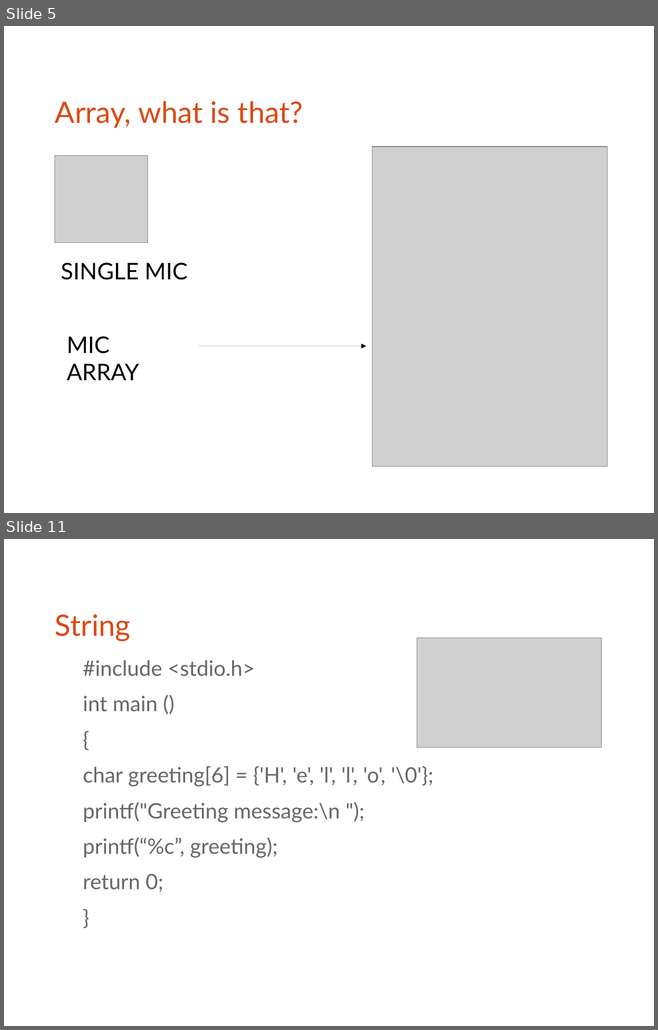
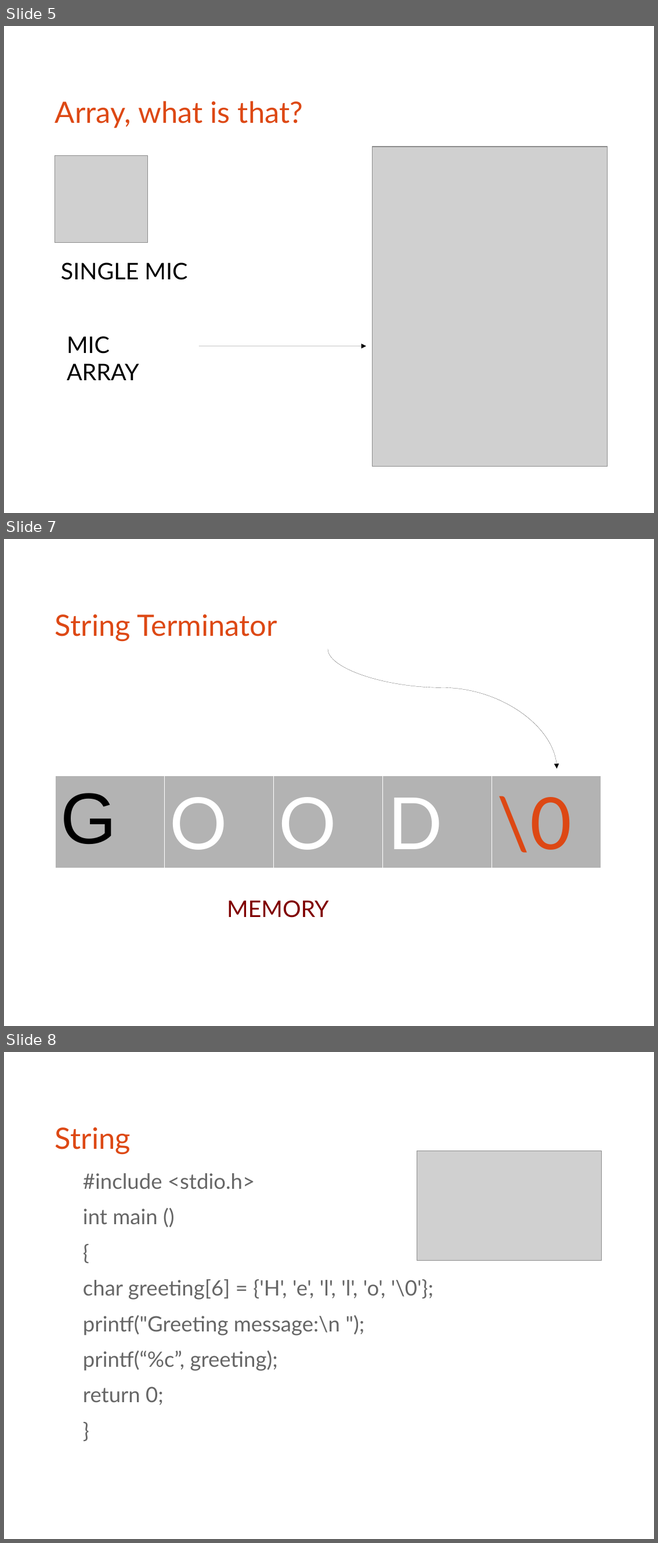
Before and after one commit to bagustris/prokom-tf, a slide deck: prokom4.odp. Shown one above the other, each under a label of ours: slides 5 and 11 before the commit, slides 5, 7 and 8 after it; the slides between them are not shown. The pictures are 658x1030 and 658x1543 pixels, drawn with LibreOffice and Linux fonts; fonts in the diff are those of the drawing; grey boxes stand for pictures. Boxes give left, top, right and bottom in pixels: in the first picture for what was removed or moved away, otherwise in the second. Text is boxed around its words. In the diff, an @@ line names an element or a change of style, - is before the commit and + after.

```diff
--- a/prokom4.odp
+++ b/prokom4.odp
@@ slide 7 added at (4,539,654,1026), background #FFFFFF @@
@@ title added at (55,614,278,641), 36 pt, text #DD4814 @@
+String Terminator
@@ curved arrow added from (328, 649) to (557, 769), #000000 0 pt @@
@@ table added at (55,776,601,864), 1 rows, 5 columns @@
+G | O | O | D | \0
@@ text added at (227,900,329,918), 28 pt, text #800000 @@
+MEMORY
@@ what was slide 11 is now slide 8 @@
```
Also in this commit, not shown: 4 slides changed, 4 other slides added.
